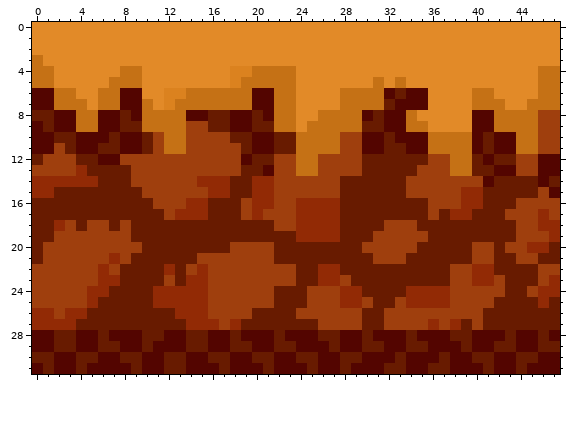
Two states of a pixel-art sprite, cambio de tierra 192x128.png. This is how it looked before the edit.
The file is 192x128 pixels, drawn in blocks of 4x4; one block is one cell here.
Now the later version:
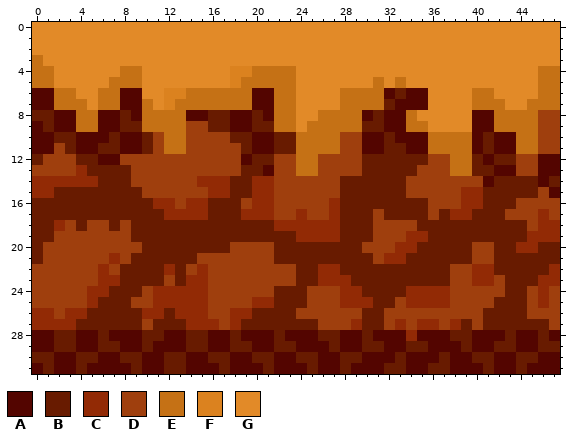
Palette (. is transparent): A #530500  B #681b00  C #922a05  D #9f3f0d  E #c57115  F #db821f  G #e28a28
The edit:
y 16: x 11..12 DD -> CC; x 24..26 CCC -> DDD
y 17: x 12 D -> C; x 19 D -> C; x 21 D -> C; x 25..26 CC -> DD; x 31 B -> D
y 18: x 22..23 DD -> CC; x 31 B -> D; x 44 D -> B
y 19: x 34..35 DD -> CC; x 44..46 DDD -> BCC
y 20: x 33..34 DD -> CC; x 43..44 DD -> BC; x 46 C -> B
y 21: x 32..33 DD -> CC; x 44..45 DD -> BB
y 22: x 46..47 DD -> BC
y 23: x 28 D -> C; x 46 D -> C
y 24: x 10 B -> D; x 47 C -> D
y 25: x 9..10 BB -> DD; x 20..21 DD -> CC; x 30 D -> C; x 45 B -> D; x 47 B -> D
y 26: x 10..11 BB -> CC; x 18..19 DD -> CC; x 45..47 BBB -> DDD
y 27: x 10 B -> D; x 29 D -> C; x 33 D -> C; x 35 D -> C; x 47 B -> D
y 28: x 34 B -> C
Where, in picture pixels (left, top, right, bottom), the same in both pictures:
changed: (153, 198, 175, 220)
changed: (241, 198, 329, 231)
changed: (340, 209, 428, 341)
changed: (505, 220, 560, 330)
changed: (131, 286, 164, 330)
changed: (230, 297, 274, 319)
